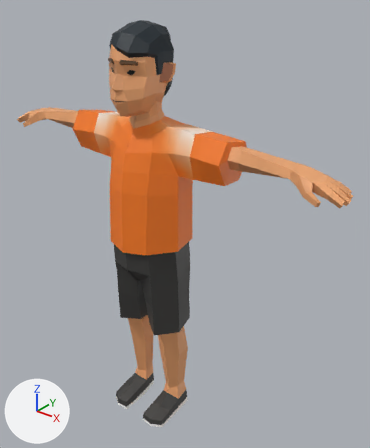
Renders of the FBX model Assets/CPAS/3D/staff/cpas student boy.fbx from each side of a commit.
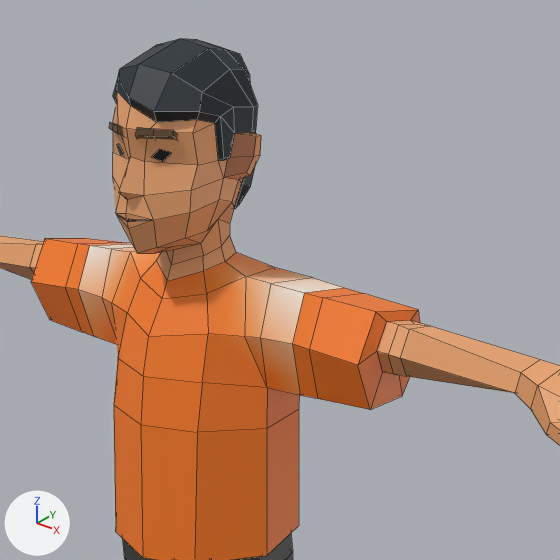
Each version is shown whole from a 50 mm camera at (1.019, -1.095, 1.459) aimed at (0.08, 0.079, 0.731), then close up on the part from 16% to 84% of the width and 1% to 57% of the height. Lighting does not change. The marker at lower left points along +X, +Y and +Z. The close-ups show mesh edges as thin lines. Where no turn or scale is listed for an object, it has been applied to the vertices.

The scene before the commit, as lines of its bpy script (objects in view):
```python
me_mesh = bpy.data.meshes.new('Mesh')
me_mesh.from_pydata(...)  # 633 vertices, 636 faces; spans x -0.633..0.633, y -0.133..0.096, z 0.001..1.351
me_mesh.materials.append(mat_body_color)  # picture img_body_colour_jpg
ob_boy_casual_cap = bpy.data.objects.new('boy_casual_cap', me_mesh)
ob_boy_casual_cap.location = (0.0, 0.0, 0.0)
```
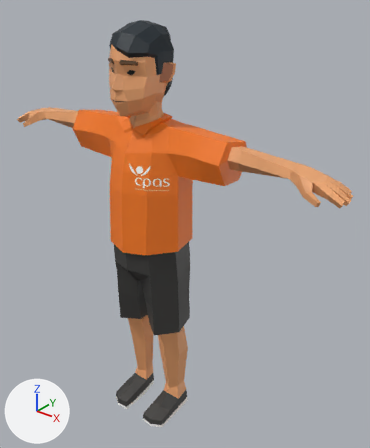
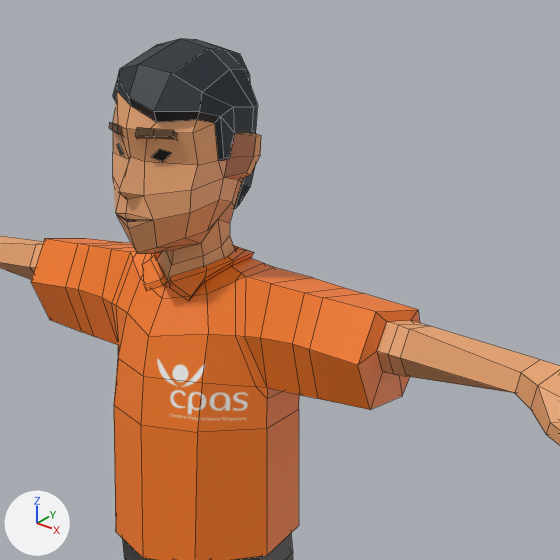
Location of each change, [x1, y1, x2, y2] in pixels of the close-ups (560 x 560 px):
part 1 of me_mesh, built on: before [112, 251, 299, 432]; after [112, 246, 299, 432]
part 2 of me_mesh, surface changed (beige to orange): [76, 242, 346, 424] in both

The change, as a list of edits to the scene's bpy script:
```text
Change me_mesh:
    used by ob_boy_casual_cap; location = (0.0, 0.0, 0.0)
    remove me_mesh.from_pydata(...)  # 633 vertices, 636 faces; spans x -0.633..0.633, y -0.133..0.096, z 0.001..1.351
    add me_mesh.from_pydata(...)  # 701 vertices, 704 faces; spans x -0.633..0.633, y -0.133..0.096, z 0.001..1.351
    me_mesh part 1
    22 faces are deleted
    56 vertices are added at x -0.137..0.137, y -0.061..0.09, z 0.92..1.097
    6 new vertices lie (0.004, 0.0, 0.007) away from vertices in x 0.001..0.07, y -0.06..0.047, z 1.043..1.084
    6 new vertices lie (0.004, 0.0, -0.007) away from vertices in x -0.074..-0.005, y -0.06..0.047, z 1.05..1.091
    90 new faces join them
    me_mesh part 2: 39 kept faces spanning x -0.218..0.218, y -0.119..0.092, z 0.883..1.078 get new texture (UV) coordinates
```
